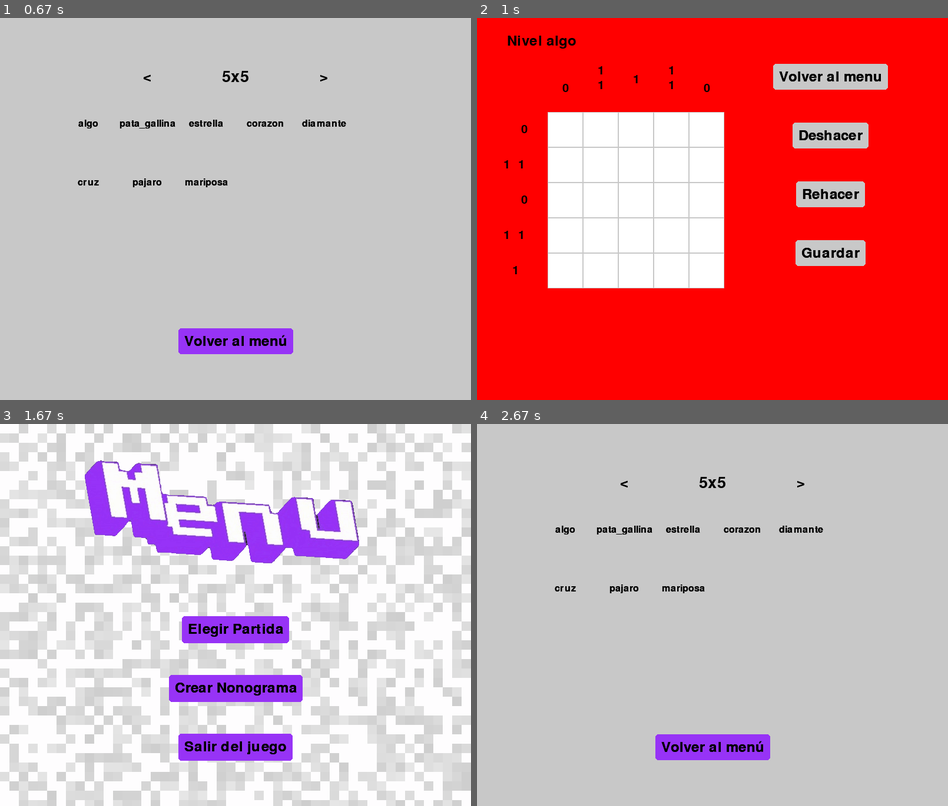
Above: before the commit, frames 1-4 (two rows, left to right).
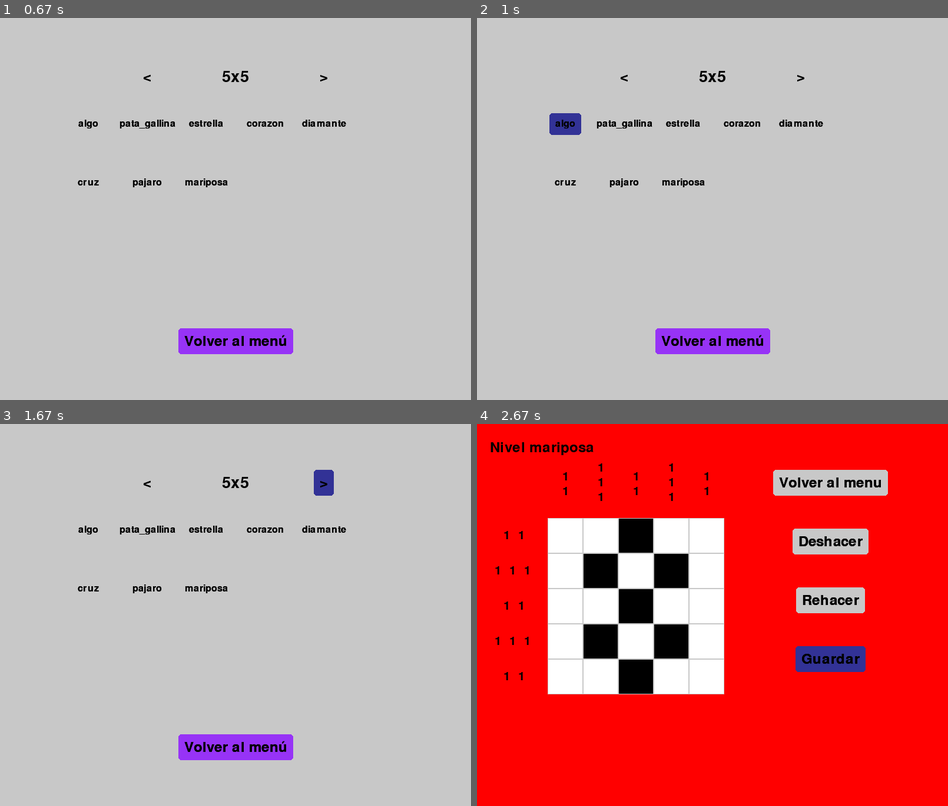
Above: after the commit, the same moments.

Repository: Diego-ipt/Pygame_nonograma
Game: pygame game, started from inicio.py
The game is run twice, just before and just after one commit, with the same random seed, the same clock (stepped at 60 frames per second) and the same inputs.
Inputs (mouse positions are in pixels of both pictures, inside the frame that each line leads up to):
- Up to frame 1 (0.67 s): click (216, 224) at 0.38 s
- Up to frame 2 (1 s): click "algo" at 0.72 s
- Up to frame 3 (1.67 s): click (146, 481) at 1.05 s, where only the run after the commit has a clickable "<"; click (324, 481) at 1.38 s, where only the run after the commit has a clickable ">"
- Up to frame 4 (2.67 s): click (684, 588) at 1.72 s, where only the run after the commit has a clickable "mariposa"; click (684, 622) at 2.05 s, where only the run after the commit has a clickable "Si"; click (830, 660) at 2.38 s, where only the run after the commit has a clickable "Guardar"

Frame 1 is identical in both runs. In frame 2, 95% of the frame differs, in the area x 0-100%, y 0-100%; in frame 3, 65%; in frame 4, 96%.

Commit message:
Cargar partida arreglado!!

Diff:
--- a/nonograma_core/Elementos_graficos/elementos_menus.py
+++ b/nonograma_core/Elementos_graficos/elementos_menus.py
@@ -82,7 +82,7 @@
             return
 
         total_width = sum(button.rect.width for button in self.buttons) + 20 * (len(self.buttons) - 1)
-        start_x = self.x_pos - total_width // 2
+        start_x = self.x_pos - total_width // 2 - 20
         y_pos = self.y_pos + self.height // 4
 
         for button in self.buttons:
@@ -94,7 +94,7 @@
                 button.text_rect.width + 2 * button.rect_padding[0],
                 button.text_rect.height + 2 * button.rect_padding[1]
             )
-            start_x += button.rect.width + 20
+            start_x += button.rect.width + 60
 
     def activar(self):
         self.is_active = True
--- a/nonograma_core/Ventanas/VentanaElegirPartida.py
+++ b/nonograma_core/Ventanas/VentanaElegirPartida.py
@@ -7,7 +7,7 @@
 from nonograma_core.Ventanas.VentanaBase import VentanaBase
 from nonograma_core.Elementos_graficos.colores import *
 from nonograma_core.JuegoNonograma import ANCHO_PANTALLA, ALTO_PANTALLA
-from nonograma_core.Elementos_graficos.elementos_menus import mostrar_texto, Boton
+from nonograma_core.Elementos_graficos.elementos_menus import mostrar_texto, Boton, PopUp
 from nonograma_core.Logica.registros import *
 
 
@@ -41,14 +41,22 @@
         self.niveles = self.cargar_niveles()
         self.nombre_nivel_elegido = ""
 
-        self.confirmando = False #para mostrar la ventana de confirmacion
         self.search = Search_progress()
         self.bandera_search = False
         self.game = None
 
+        #Botones menu
         self.boton_volver = Boton(image=None, pos=(ANCHO_PANTALLA / 2, 550), text_input="Volver al menú", font=pygame.font.SysFont(None, 36), base_color=VIOLETA_MENU, hover_color=FUCSIA)
         self.boton_izq = Boton(image=None, pos=(ANCHO_PANTALLA / 2 - 150, 100), text_input="<", font=pygame.font.SysFont(None, 36), base_color=GRIS, hover_color=AZUL_OSCURO)
         self.boton_der = Boton(image=None, pos=(ANCHO_PANTALLA / 2 + 150, 100), text_input=">", font=pygame.font.SysFont(None, 36), base_color=GRIS, hover_color=AZUL_OSCURO)
+
+        #Popup de confirmacion
+        self.popup_guardado = PopUp(pos=(400, 300), size=(300, 150), message="Se ha encontrado una partida en progreso, quieres cargar?", font=pygame.font.SysFont(None, 36), base_color=NEGRO, text_color=BLANCO)
+        self.boton_si = Boton(image=None, pos=(ANCHO_PANTALLA / 2 - 150, 100), text_input="Si", font=pygame.font.SysFont(None, 36), base_color=VERDE, hover_color=VERDE_PRESIONADO)
+        self.boton_no = Boton(image=None, pos=(ANCHO_PANTALLA / 2 - 150, 100), text_input="No", font=pygame.font.SysFont(None, 36), base_color=ROJO, hover_color=ROJO_PRESIONADO)
+        self.popup_guardado.add_button(self.boton_si)
+        self.popup_guardado.add_button(self.boton_no)
+        self.popup_guardado.desactivar()
 
     def cambiar_dificultad(self, direccion):
         #-1 para izquierda, 1 para derecha
@@ -59,48 +67,63 @@
         dificultad_actual = self.dificultades[self.indice_dificultad]
         return [get_levels_name(dificultad_actual), get_levels_file(dificultad_actual)]
 
+    def cargar_partida(self):
+        print("cargando partida en progreso..")
+        for row in range(self.game.board.grid_size):
+            for col in range(self.game.board.grid_size):
+                self.game.board.board[row][col].clicked = self.search.avance[row][col]
+        return self.iniciar_juego(self.game)
+
     def run(self):
-        boton_si, boton_no = None, None
         while True:
             self.pantalla.fill(GRIS)
             menu_mouse_pos = pygame.mouse.get_pos()
 
-            #flechas de dificultad
+            if self.popup_guardado.is_active:
+                self.popup_guardado.update(self.pantalla)
+                for evento in pygame.event.get():
+                    if evento.type == pygame.MOUSEBUTTONDOWN:
+                        if self.boton_si.checkInput(menu_mouse_pos):
+                            self.popup_guardado.desactivar()
+                            return self.cargar_partida()
 
-            for boton in [self.boton_izq, self.boton_der, self.boton_volver]:
-                boton.changeColor(menu_mouse_pos)
-                boton.update(self.pantalla)
+                        if self.boton_no.checkInput(menu_mouse_pos):
+                            self.popup_guardado.desactivar()
+                            return 'elegir_partida'
+            else:
+                for boton in [self.boton_izq, self.boton_der, self.boton_volver]:
+                    boton.changeColor(menu_mouse_pos)
+                    boton.update(self.pantalla)
 
-            #mostrar dificultas
-            dificultad_texto = self.dificultades[self.indice_dificultad].replace("size_", "") + "x" + self.dificultades[self.indice_dificultad].replace("size_", "")
-            mostrar_texto(dificultad_texto, NEGRO, self.pantalla, 400, 100)
+                #mostrar dificultas
+                dificultad_texto = self.dificultades[self.indice_dificultad].replace("size_", "") + "x" + self.dificultades[self.indice_dificultad].replace("size_", "")
+                mostrar_texto(dificultad_texto, NEGRO, self.pantalla, 400, 100)
 
-            niveles_nombres = self.niveles[0]
-            botones_niveles = []
-            for i, nombre in enumerate(niveles_nombres[:15]):  # Maximo 15 niveles
-                x = 150 + (i % 5) * 100  # Posición en X para cada columna
-                y = 180 + (i // 5) * 100  # Posición en Y para cada fila
-                boton_nivel = Boton(image=None, pos=(x,y), text_input=nombre, font=pygame.font.SysFont(None,24), base_color=GRIS, hover_color=AZUL_OSCURO)
-                boton_nivel.changeColor(menu_mouse_pos)
-                boton_nivel.update(self.pantalla)
-                botones_niveles.append((boton_nivel, nombre))
+                niveles_nombres = self.niveles[0]
+                botones_niveles = []
+                for i, nombre in enumerate(niveles_nombres[:15]):  # Maximo 15 niveles
+                    x = 150 + (i % 5) * 100  # Posición en X para cada columna
+                    y = 180 + (i // 5) * 100  # Posición en Y para cada fila
+                    boton_nivel = Boton(image=None, pos=(x,y), text_input=nombre, font=pygame.font.SysFont(None,24), base_color=GRIS, hover_color=AZUL_OSCURO)
+                    boton_nivel.changeColor(menu_mouse_pos)
+                    boton_nivel.update(self.pantalla)
+                    botones_niveles.append((boton_nivel, nombre))
 
+                for event in pygame.event.get():
+                    if event.type == pygame.QUIT:
+                        pygame.quit()
+                        sys.exit()
+                    if event.type == pygame.MOUSEBUTTONDOWN:
+                        if self.boton_izq.checkInput(menu_mouse_pos):
+                            self.cambiar_dificultad(-1)
+                        if self.boton_der.checkInput(menu_mouse_pos):
+                            self.cambiar_dificultad(1)
+                        if self.boton_volver.checkInput(menu_mouse_pos):
+                            return 'menu_principal'
 
-            for event in pygame.event.get():
-                if event.type == pygame.QUIT:
-                    pygame.quit()
-                    sys.exit()
-                if event.type == pygame.MOUSEBUTTONDOWN:
-                    if self.boton_izq.checkInput(menu_mouse_pos):
-                        self.cambiar_dificultad(-1)
-                    if self.boton_der.checkInput(menu_mouse_pos):
-                        self.cambiar_dificultad(1)
-                    if self.boton_volver.checkInput(menu_mouse_pos):
-                        return 'menu_principal'
-
-                    for boton, nombre in botones_niveles:
-                        if boton.checkInput(menu_mouse_pos):
-                            return self.seleccionar_nivel(nombre)
+                        for boton, nombre in botones_niveles:
+                            if boton.checkInput(menu_mouse_pos):
+                                self.seleccionar_nivel(nombre)
 
             pygame.display.update()
 
@@ -124,10 +147,9 @@
         self.game = Game(grid_size=grid_size, matriz_solucion=matriz_solucion, identificador=id)
 
         if self.search.Search(id):
-            self.confirmando = True
-            self.bandera_search = True
-
-        return self.iniciar_juego(self.game)
+            self.popup_guardado.activar()
+        else:
+            return self.iniciar_juego(self.game)
 
     def iniciar_juego(self, partida_seleccionada):
         game = partida_seleccionada  # Reinicia el juego
--- a/nonograma_core/Ventanas/VentanaNonogramaGame.py
+++ b/nonograma_core/Ventanas/VentanaNonogramaGame.py
@@ -23,7 +23,6 @@
             pygame.display.set_caption("Nonograma Game")
             texto_nivel = f"Nivel {self.nombre_nivel}"
             mostrar_texto(texto_nivel, NEGRO, self.pantalla, 110, 40, fuente=pygame.font.SysFont(None, 35))
-
             menu_mouse_pos = pygame.mouse.get_pos()
 
             for boton in [self.boton_volver, self.boton_deshacer, self.boton_rehacer, self.boton_guardar]:
